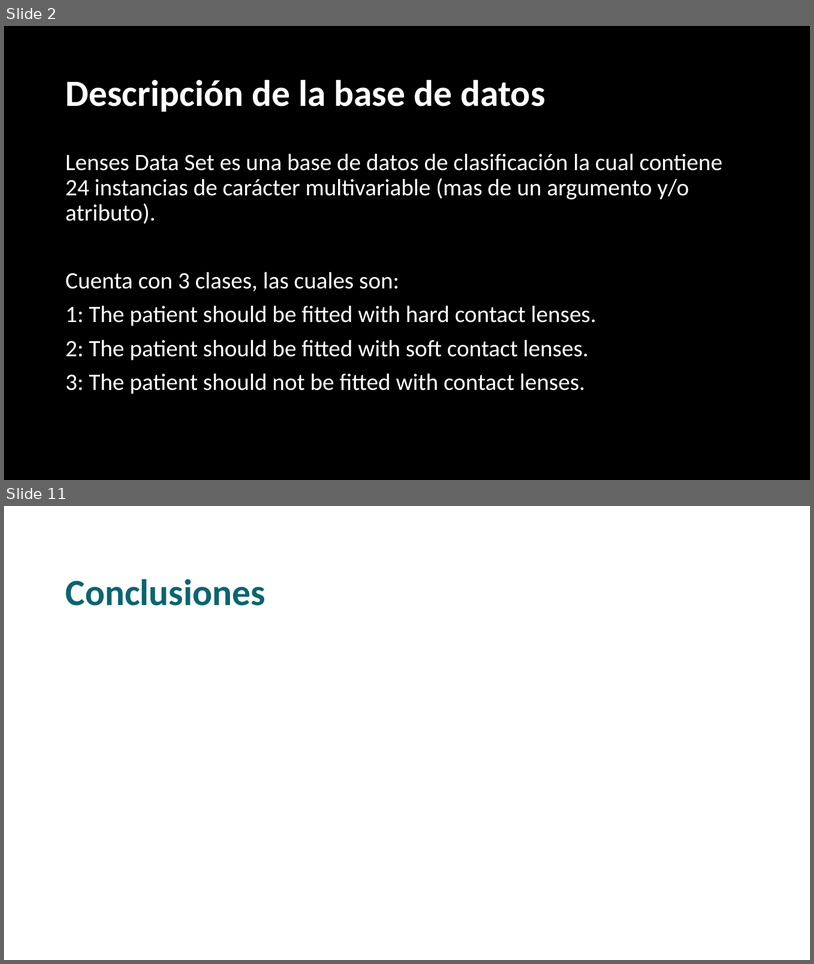
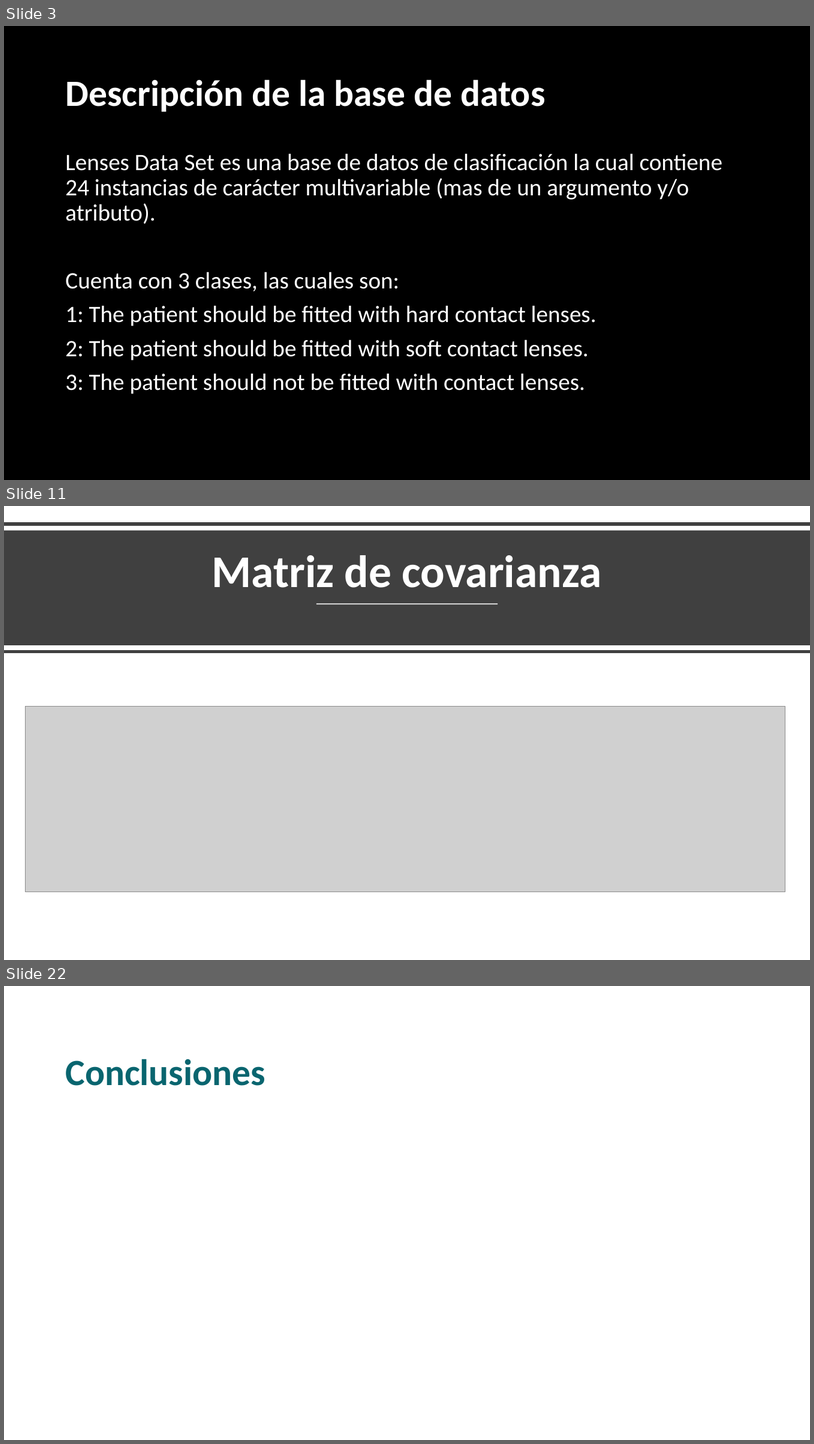
Before and after one commit to JuanAguilarDev/Data-mining-project, a slide deck: Plantilla Exposición.pptx. Shown one above the other, each under a label of ours: slides 2 and 11 before the commit, slides 3, 11 and 22 after it; the slides between them are not shown. The pictures are 814x964 and 814x1444 pixels, drawn with LibreOffice and Linux fonts; fonts in the diff are those of the drawing; grey boxes stand for pictures; background and template pictures are left out. Boxes give left, top, right and bottom in pixels: in the first picture for what was removed or moved away, otherwise in the second. Text is boxed around its words. In the diff, an @@ line names an element or a change of style, - is before the commit and + after.

```diff
--- a/Plantilla Exposición.pptx
+++ b/Plantilla Exposición.pptx
@@ slide 11 added at (4, 506, 810, 960), background #FFFFFF @@
@@ line added from (4, 524) to (810, 524), #404040 4 pt @@
@@ rectangle added at (4, 530, 810, 645), fill #404040 @@
@@ title added at (212, 555, 602, 588), 54 pt, text #FFFFFF, bold @@
+Matriz de covarianza
@@ line added from (317, 604) to (498, 604), #FFFFFF 1.5 pt @@
@@ line added from (4, 652) to (810, 652), #404040 4 pt @@
@@ picture added at (25, 706, 786, 891) @@
@@ what was slide 2 is now slide 3 @@
@@ what was slide 11 is now slide 22 @@
```
Also in this commit, not shown: 5 slides changed, 14 other slides added, 4 slides removed.
